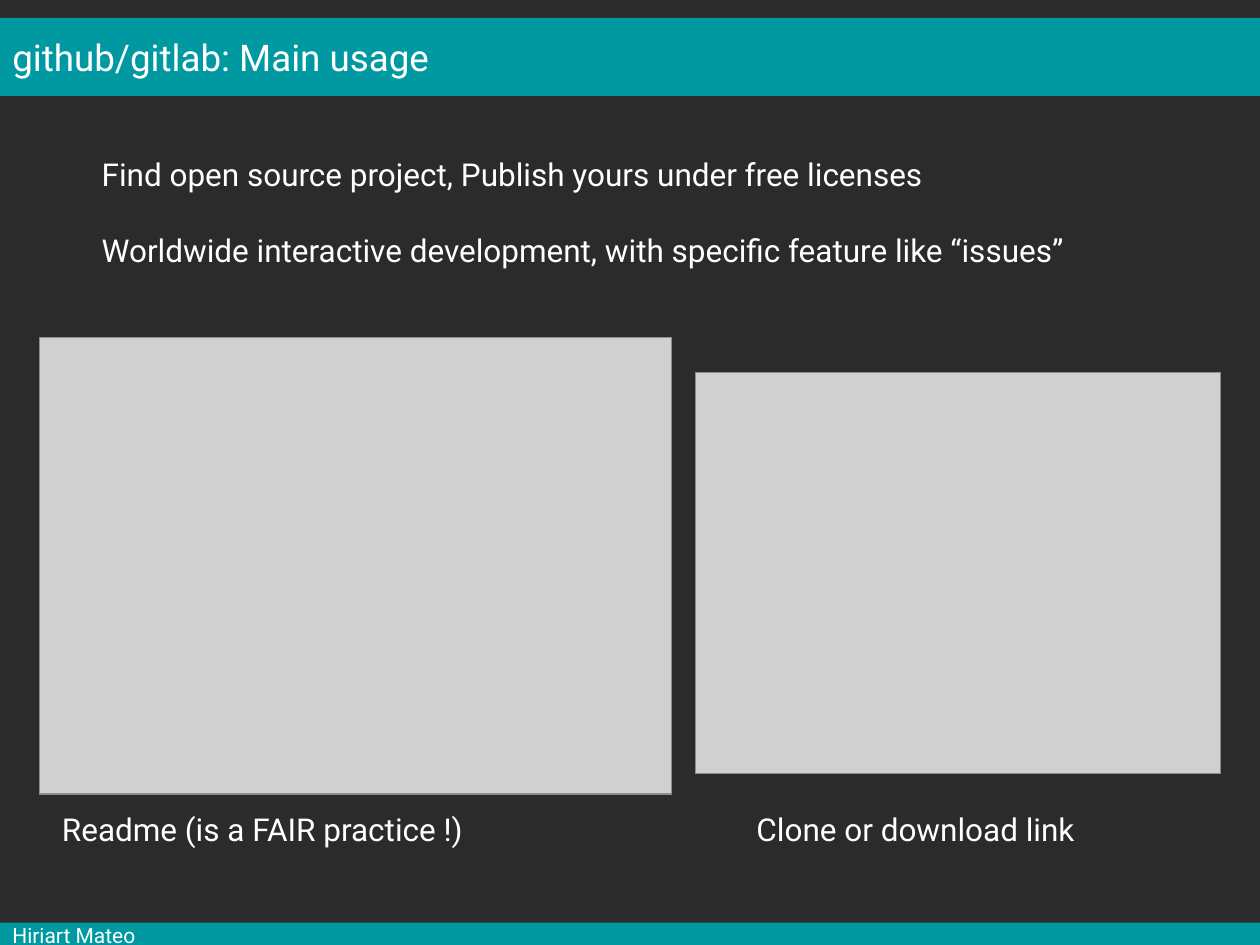
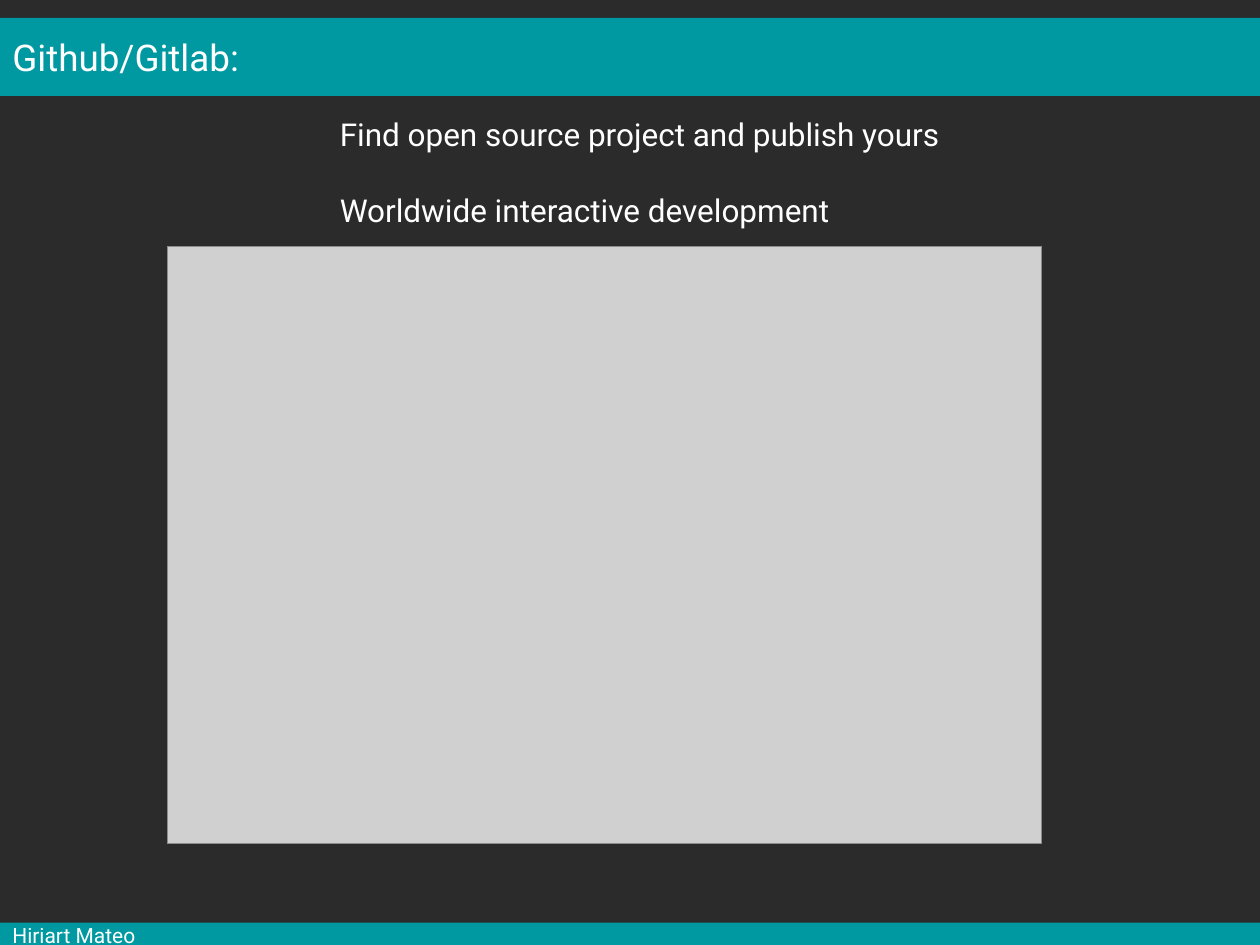
Before and after one commit to mesocentre-clermont-auvergne/formation_fair, a slide deck: slide 28 of fair_versionnage/versionnage_cours/cours.odp (slide 15 before the commit). Drawn at 1260x945 pixels with LibreOffice and Linux fonts; fonts in the diff are those of the drawing; grey boxes stand for pictures; background and template pictures are left out; a plain dark background stands for a picture behind light text. Boxes give left, top, right and bottom in pixels: in the first picture for what was removed or moved away, otherwise in the second. Text is boxed around its words. In the diff, an @@ line names an element or a change of style, - is before the commit and + after.

```diff
--- a/fair_versionnage/versionnage_cours/cours.odp
+++ b/fair_versionnage/versionnage_cours/cours.odp
@@ text in rectangle at (12,43,239,74): text changed @@
-github/gitlab: Main usage
+Github/Gitlab:
@@ text at (340,122,939,229): text changed @@
-Find open source project, Publish yours under free licenses
-Worldwide interactive development, with specific feature like “issues”
+Find open source project and publish yours
+Worldwide interactive development
@@ picture: place and size @@
-picture at (39,338,670,794)
+picture at (168,246,1042,843)
@@ picture removed at (696,373,1221,775) @@
@@ text removed at (62,816,435,848) @@
-Readme (is a FAIR practice !)
@@ text removed at (756,817,1075,842) @@
-Clone or download link
```
Also in this commit, not shown: 17 other slides changed, 15 slides added.
